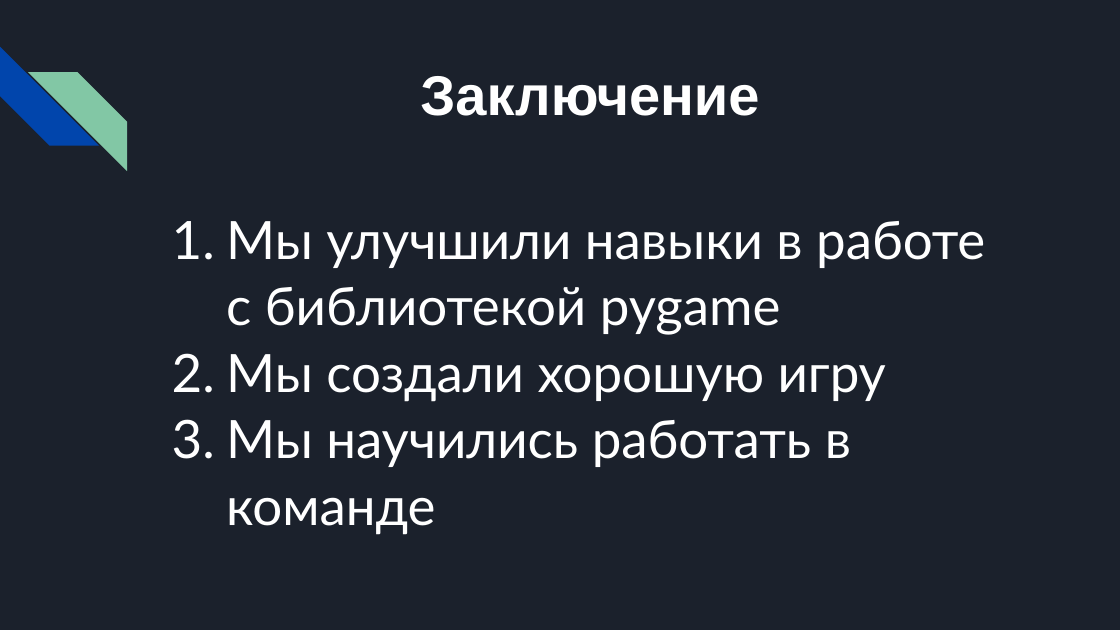
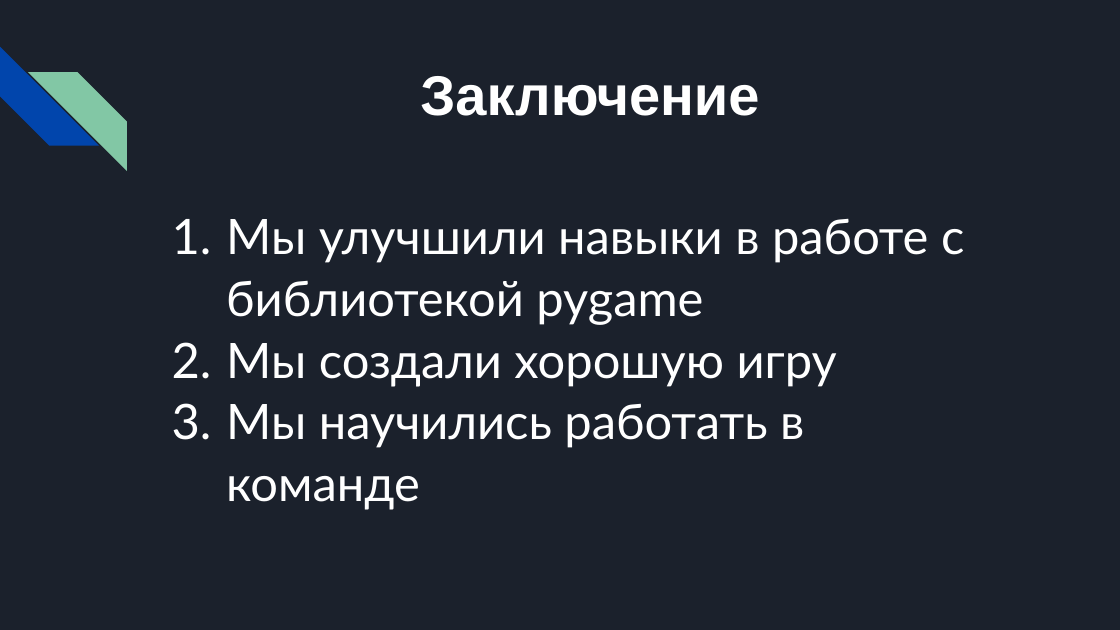
Before and after one commit to KokorevIlya/proektpygame, a slide deck: slide 6 of Мини-Цивилизация.pptx. Drawn at 1120x630 pixels with LibreOffice and Linux fonts; fonts in the diff are those of the drawing. Boxes give left, top, right and bottom in pixels: in the first picture for what was removed or moved away, otherwise in the second. Text is boxed around its words. In the diff, an @@ line names an element or a change of style, - is before the commit and + after.

```diff
--- a/Мини-Цивилизация.pptx
+++ b/Мини-Цивилизация.pptx
@@ text "Мы улучшили навыки в работе ..." at bbox=[226, 218, 964, 510]: size 34 to 31.4 pt @@
```
Also in this commit, not shown: 4 other slides changed.
